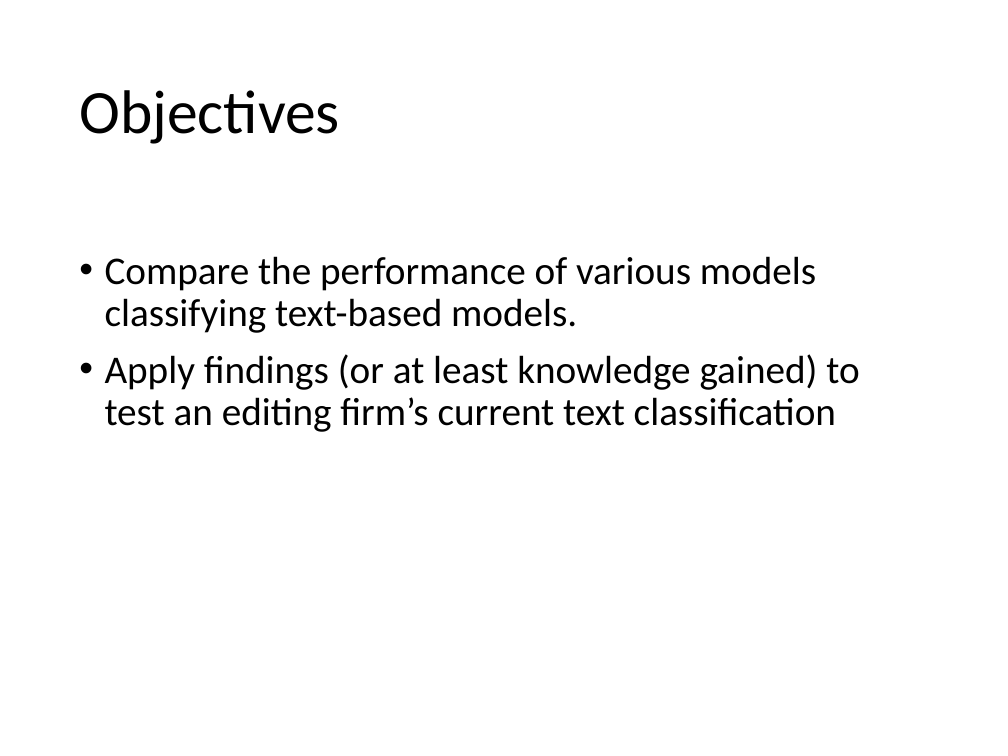
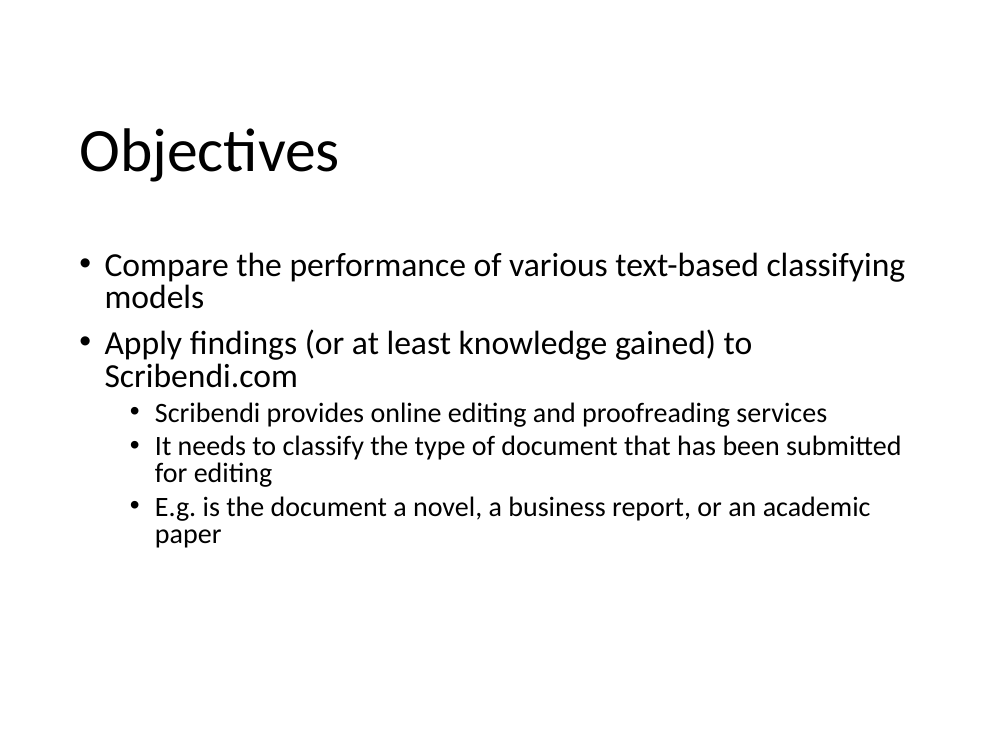
Before and after one commit to MartinOdendaal/Thinkful_Capstone_Supervised, a slide deck: slide 2 of Capstone 2.pptx. Drawn at 1008x756 pixels with LibreOffice and Linux fonts; fonts in the diff are those of the drawing. Boxes give left, top, right and bottom in pixels: in the first picture for what was removed or moved away, otherwise in the second. Text is boxed around its words. In the diff, an @@ line names an element or a change of style, - is before the commit and + after.

```diff
--- a/Capstone 2.pptx
+++ b/Capstone 2.pptx
@@ title "Objectives": place and size @@
-title "Objectives" at [79,90,340,144]
+title "Objectives" at [79,128,340,182]
@@ text at [105,252,906,548]: text changed; size 28 to 20 pt @@
-• Compare the performance of various models classifying text-based models.
-• Apply findings (or at least knowledge gained) to test an editing firm’s current text classification
+• Compare the performance of various text-based classifying models
+• Apply findings (or at least knowledge gained) to Scribendi.com
+  • Scribendi provides online editing and proofreading services
+  • It needs to classify the type of document that has been submitted for editing
+  • E.g. is the document a novel, a business report, or an academic paper
```
Also in this commit, not shown: 9 other slides changed, 2 slides added.
